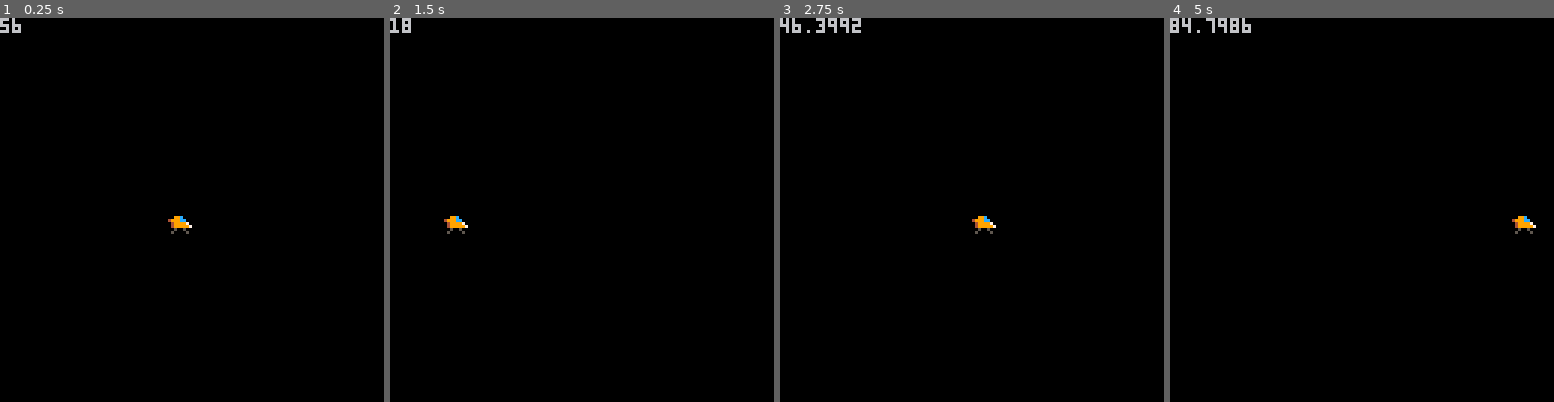
Above: before the commit, frames 1-4 (left to right).
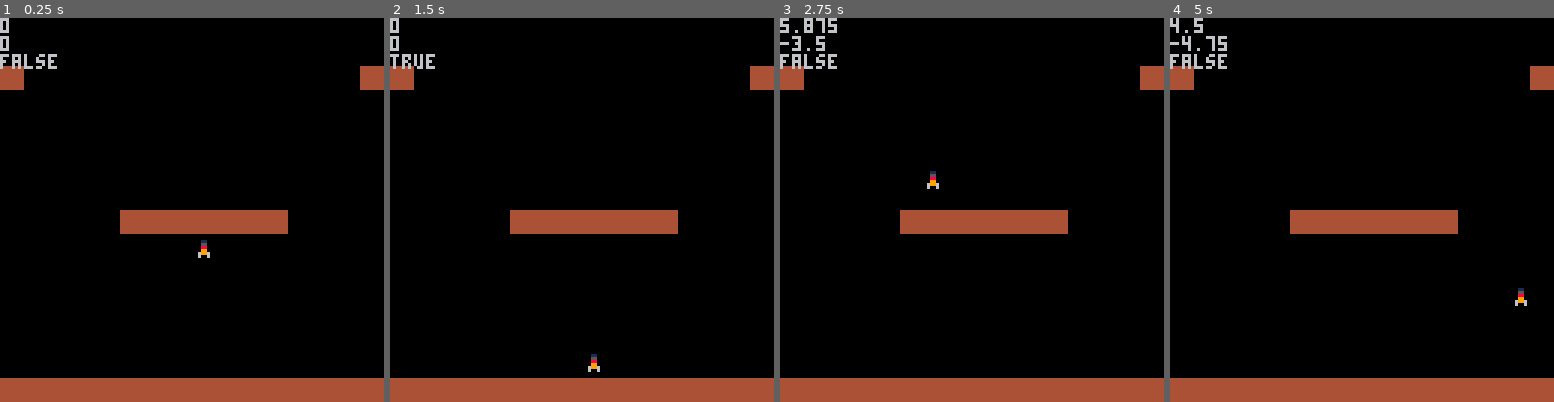
Above: after the commit, the same moments.

Repository: wojtekgalaj/pico8carts
Game: PICO-8 cartridge lander.p8
The game is run twice, just before and just after one commit, with the same random seed, the same clock (stepped at 60 frames per second) and the same inputs.
Inputs:
- Up to frame 1 (0.25 s): no input
- Up to frame 2 (1.5 s): no input
- Up to frame 3 (2.75 s): hold Right 1.6-2.1 s; hold Up 2.15-2.42 s; hold Right from 2.47 s (still down)
- Up to frame 4 (5 s): release Right at 3.03 s; hold Left 3.08-3.58 s; hold Down 3.63-3.97 s; hold Right 4.02-4.68 s; hold Up from 4.73 s (still down)

The runs differ from the first frame. In frame 1, 10% of the frame differs, in the area x 0-100%, y 0-100%; in frame 2, 10%; in frame 3, 11%; in frame 4, 11%.

Commit message:
Poking around

Diff:
--- a/jump.p8
+++ b/jump.p8
@@ -24,7 +24,7 @@
 end
 
 function drawmap()
-  map(0,o,o,o,16,16)
+  map(0,0,0,0,16,16)
 end
 
 function ccols()
--- a/lander.p8
+++ b/lander.p8
@@ -1,81 +1,138 @@
 pico-8 cartridge // http://www.pico-8.com
 version 16
 __lua__
--- lander
 function _init()
-  speed=0.1
-  f=0.7
-  make_player()
+  g=1.25    -- gravity
+  pts=7     -- player top speed
+  pth=0.75  -- player thrust
+  pfr=0.25  -- player friction
+  makeplayer()
 end
 
 function _update()
-  move_player()
-  wrap_player()
-  friction()
+  checklanded()
+  moveplayer()
 end
 
 function _draw()
   cls()
-  print(p.x)
-  draw_player()
+  map(0,0)
+  drawplayer()
+  print(p.dx)
+  print(p.dy)
+  print(p.l)
 end
 
 
 -->8
--- player
-
-function make_player()
+function makeplayer()
   p={}
-  p.s=1  -- sprite
-  p.d=1  -- direction
+  p.s=1     -- sprite
   p.x=64
   p.y=64
-  p.dx=0
-  p.dy=0
+  p.dx=0    -- xspeed
+  p.dy=0    -- yspeed
+  p.l=false -- landed
 end
 
-function draw_player()
-  p.x=p.x+p.dx
-  p.y=p.y+p.dy
-
-  spr(p.s,p.x,p.y,1,1,p.d)
+function checklanded()
+  -- player map coords
+  local pc = getpc()
+  if(fget(mget(pc.x,pc.y),0))
+    then p.l=true
+  else
+    p.l=false
+  end
 end
 
-function move_player()
-  if(btn(⬅️))then
-    p.d=0
-    p.dx-=speed
-  else
-    p.dx+=f
-    print("adding friction"..p.dx)
+function moveplayer()
+  if(btn(➡️)and p.dx<pts)
+    then p.dx+=pth/2
+  elseif(p.dx>0)
+    then p.dx-=pfr
+  end
+  if(btn(⬅️)and p.dx>-pts)
+    then p.dx-=pth/2
+  elseif(p.dx<0)
+    then p.dx+=pfr
+  end
+  if(btn(⬇️)and p.dy<pts and not(p.l))
+    then p.dy+=pth
+  elseif(p.dy>0)
+    then p.dy-=pfr
+  end
+  if(btn(⬆️)and p.dy>-pts)
+    then p.dy-=pth
+  elseif(p.dy<0)
+    then p.dy+=pfr
   end
 
-  if(btn(➡️))then
-    p.d=1
-    p.dx+=speed
-  else
-    p.dx-=f
-  end
+  -- calculate new postiion
+  p.x+=flr(p.dx)
+  p.y+=flr(p.dy)
+  -- add gravity if not landed
+  if(not(p.l)) then p.y+=g end
+
+  -- wrap player
+  if (p.x<0)p.x=127
+  if (p.x>127)p.x=0
+
+  if (p.y<0)p.y=127
+  if (p.y>127)p.y=0
 
 end
 
-function wrap_player()
-  if(p.x>127)p.x=0
-  if(p.x<0)p.x=127
-  if(p.y>127)p.y=0
-  if(p.x<0)p.y=127
+function drawplayer()
+ spr(1,p.x,p.y)
 end
 
-function friction()
-  if(p.d==1)p.x-=1
-  if(p.d==0)p.x+=1
+-- get pixel coordinates
+function getpc()
+  return {
+   x=flr((p.x)/8)+1,
+   y=flr((p.y)/8)+1
+  }
+end
+
+function colision()
+  local boom=false
+  local ps={} --player square
+  ps.tr={p.x,p.y} --top right
 end
 __gfx__
+00000000000110000000000000000000000000000000000000000000000000000000000000000000000000000000000000000000000000000000000000000000
+00000000000550000000000000000000000000000000000000000000000000000000000000000000000000000000000000000000000000000000000000000000
+00700700000880000000000000000000000000000000000000000000000000000000000000000000000000000000000000000000000000000000000000000000
+00077000000990000000000000000000000000000000000000000000000000000000000000000000000000000000000000000000000000000000000000000000
+00077000006996000000000000000000000000000000000000000000000000000000000000000000000000000000000000000000000000000000000000000000
+00700700006006000000000000000000000000000000000000000000000000000000000000000000000000000000000000000000000000000000000000000000
 00000000000000000000000000000000000000000000000000000000000000000000000000000000000000000000000000000000000000000000000000000000
 00000000000000000000000000000000000000000000000000000000000000000000000000000000000000000000000000000000000000000000000000000000
-00700700000c99000000000000000000000000000000000000000000000000000000000000000000000000000000000000000000000000000000000000000000
-0007700000cc99940000000000000000000000000000000000000000000000000000000000000000000000000000000000000000000000000000000000000000
-00077000079999400000000000000000000000000000000000000000000000000000000000000000000000000000000000000000000000000000000000000000
-00700700799999400000000000000000000000000000000000000000000000000000000000000000000000000000000000000000000000000000000000000000
-00000000005005000000000000000000000000000000000000000000000000000000000000000000000000000000000000000000000000000000000000000000
-00000000050000500000000000000000000000000000000000000000000000000000000000000000000000000000000000000000000000000000000000000000
+44444444000000000000000000000000000000000000000000000000000000000000000000000000000000000000000000000000000000000000000000000000
+44444444000000000000000000000000000000000000000000000000000000000000000000000000000000000000000000000000000000000000000000000000
+44444444000000000000000000000000000000000000000000000000000000000000000000000000000000000000000000000000000000000000000000000000
+44444444000000000000000000000000000000000000000000000000000000000000000000000000000000000000000000000000000000000000000000000000
+44444444000000000000000000000000000000000000000000000000000000000000000000000000000000000000000000000000000000000000000000000000
+44444444000000000000000000000000000000000000000000000000000000000000000000000000000000000000000000000000000000000000000000000000
+44444444000000000000000000000000000000000000000000000000000000000000000000000000000000000000000000000000000000000000000000000000
+44444444000000000000000000000000000000000000000000000000000000000000000000000000000000000000000000000000000000000000000000000000
+__gff__
+0000000000000000000000000000000001000000000000000000000000000000000000000000000000000000000000000000000000000000000000000000000000000000000000000000000000000000000000000000000000000000000000000000000000000000000000000000000000000000000000000000000000000000
+0000000000000000000000000000000000000000000000000000000000000000000000000000000000000000000000000000000000000000000000000000000000000000000000000000000000000000000000000000000000000000000000000000000000000000000000000000000000000000000000000000000000000000
+__map__
+0000000000000000000000000000000000000000000000000000000000000000000000000000000000000000000000000000000000000000000000000000000000000000000000000000000000000000000000000000000000000000000000000000000000000000000000000000000000000000000000000000000000000000
+0000000000000000000000000000000000000000000000000000000000000000000000000000000000000000000000000000000000000000000000000000000000000000000000000000000000000000000000000000000000000000000000000000000000000000000000000000000000000000000000000000000000000000
+1000000000000000000000000000001000000000000000000000000000000000000000000000000000000000000000000000000000000000000000000000000000000000000000000000000000000000000000000000000000000000000000000000000000000000000000000000000000000000000000000000000000000000
+0000000000000000000000000000000000000000000000000000000000000000000000000000000000000000000000000000000000000000000000000000000000000000000000000000000000000000000000000000000000000000000000000000000000000000000000000000000000000000000000000000000000000000
+0000000000000000000000000000000000000000000000000000000000000000000000000000000000000000000000000000000000000000000000000000000000000000000000000000000000000000000000000000000000000000000000000000000000000000000000000000000000000000000000000000000000000000
+0000000000000000000000000000000000000000000000000000000000000000000000000000000000000000000000000000000000000000000000000000000000000000000000000000000000000000000000000000000000000000000000000000000000000000000000000000000000000000000000000000000000000000
+0000000000000000000000000000000000000000000000000000000000000000000000000000000000000000000000000000000000000000000000000000000000000000000000000000000000000000000000000000000000000000000000000000000000000000000000000000000000000000000000000000000000000000
+0000000000000000000000000000000000000000000000000000000000000000000000000000000000000000000000000000000000000000000000000000000000000000000000000000000000000000000000000000000000000000000000000000000000000000000000000000000000000000000000000000000000000000
+0000000000101010101010100000000000000000000000000000000000000000000000000000000000000000000000000000000000000000000000000000000000000000000000000000000000000000000000000000000000000000000000000000000000000000000000000000000000000000000000000000000000000000
+0000000000000000000000000000000000000000000000000000000000000000000000000000000000000000000000000000000000000000000000000000000000000000000000000000000000000000000000000000000000000000000000000000000000000000000000000000000000000000000000000000000000000000
+0000000000000000000000000000000000000000000000000000000000000000000000000000000000000000000000000000000000000000000000000000000000000000000000000000000000000000000000000000000000000000000000000000000000000000000000000000000000000000000000000000000000000000
+0000000000000000000000000000000000000000000000000000000000000000000000000000000000000000000000000000000000000000000000000000000000000000000000000000000000000000000000000000000000000000000000000000000000000000000000000000000000000000000000000000000000000000
+0000000000000000000000000000000000000000000000000000000000000000000000000000000000000000000000000000000000000000000000000000000000000000000000000000000000000000000000000000000000000000000000000000000000000000000000000000000000000000000000000000000000000000
+0000000000000000000000000000000000000000000000000000000000000000000000000000000000000000000000000000000000000000000000000000000000000000000000000000000000000000000000000000000000000000000000000000000000000000000000000000000000000000000000000000000000000000
+0000000000000000000000000000000000000000000000000000000000000000000000000000000000000000000000000000000000000000000000000000000000000000000000000000000000000000000000000000000000000000000000000000000000000000000000000000000000000000000000000000000000000000
+1010101010101010101010101010101000000000000000000000000000000000000000000000000000000000000000000000000000000000000000000000000000000000000000000000000000000000000000000000000000000000000000000000000000000000000000000000000000000000000000000000000000000000
--- a/move.p8
+++ b/move.p8
@@ -2,11 +2,13 @@
 version 16
 __lua__
 function _init()
+  log={}
   make_player()
 end
 
 function _update()
   move_player()
+  friction()
 end
 
 function _draw()
@@ -16,6 +18,25 @@
   draw_player()
 end
 
+function add_to_log(msg)
+  local inlog = false
+  for m in log do
+   if m==msg then inlog=true
+   end
+  end
+end
+
+function printlog()
+  for m in log do
+    print(m)
+  end
+end
+
+function friction()
+  if(not(btn(⬅️) and not(btn(➡️))))then
+   --if(p.dx>0) p.dx-=0.5
+  end
+end
 -->8
 -- player
 function make_player()
@@ -42,6 +63,12 @@
       mod=-p.dx
     elseif (c=="y")then
       mod=-p.dy
+    end
+  else
+    if (c=="x" and p.dx>0)then
+      mod=p.dx/10
+    elseif (c=="y" and p.dy>0)then
+      mod=p.dy/10
     end
   end
   if(d==➡️)then
